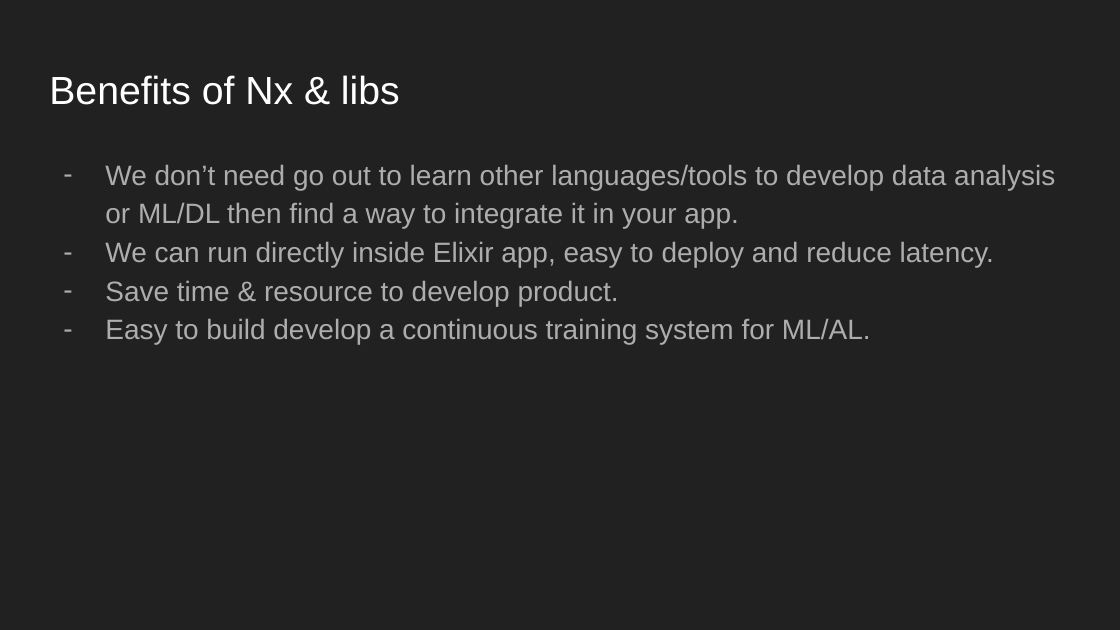
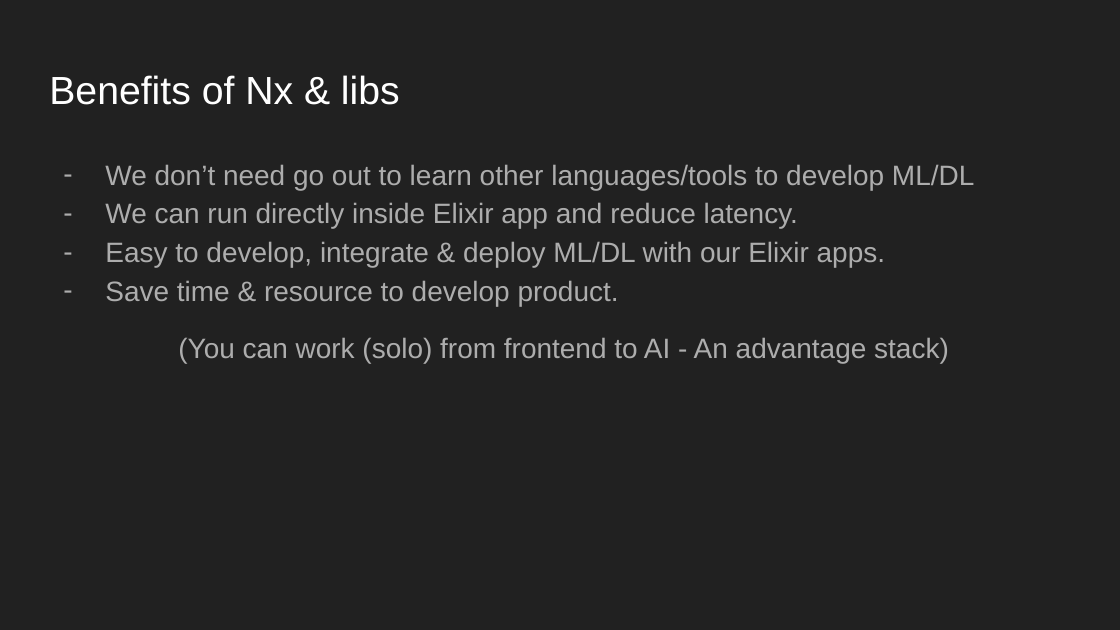
Before and after one commit to ohhi-vn/sharing_intro_nx, a slide deck: slide 15 of Slide/Introducing Nx lib.pptx. Drawn at 1120x630 pixels with LibreOffice and Linux fonts; fonts in the diff are those of the drawing. Boxes give left, top, right and bottom in pixels: in the first picture for what was removed or moved away, otherwise in the second. Text is boxed around its words. In the diff, an @@ line names an element or a change of style, - is before the commit and + after.

```diff
--- a/Slide/Introducing Nx lib.pptx
+++ b/Slide/Introducing Nx lib.pptx
@@ text at box(105, 164, 974, 267): text changed @@
-– We don’t need go out to learn other languages/tools to develop data analysis or ML/DL then find a way to integrate it in your app.
-– We can run directly inside Elixir app, easy to deploy and reduce latency.
+– We don’t need go out to learn other languages/tools to develop ML/DL
+– We can run directly inside Elixir app and reduce latency.
+– Easy to develop, integrate & deploy ML/DL with our Elixir apps.
@@ text at box(178, 337, 949, 363): text changed @@
-– Easy to build develop a continuous training system for ML/AL.
+(You can work (solo) from frontend to AI - An advantage stack)
```
Also in this commit, not shown: 12 other slides changed, 2 other files.
